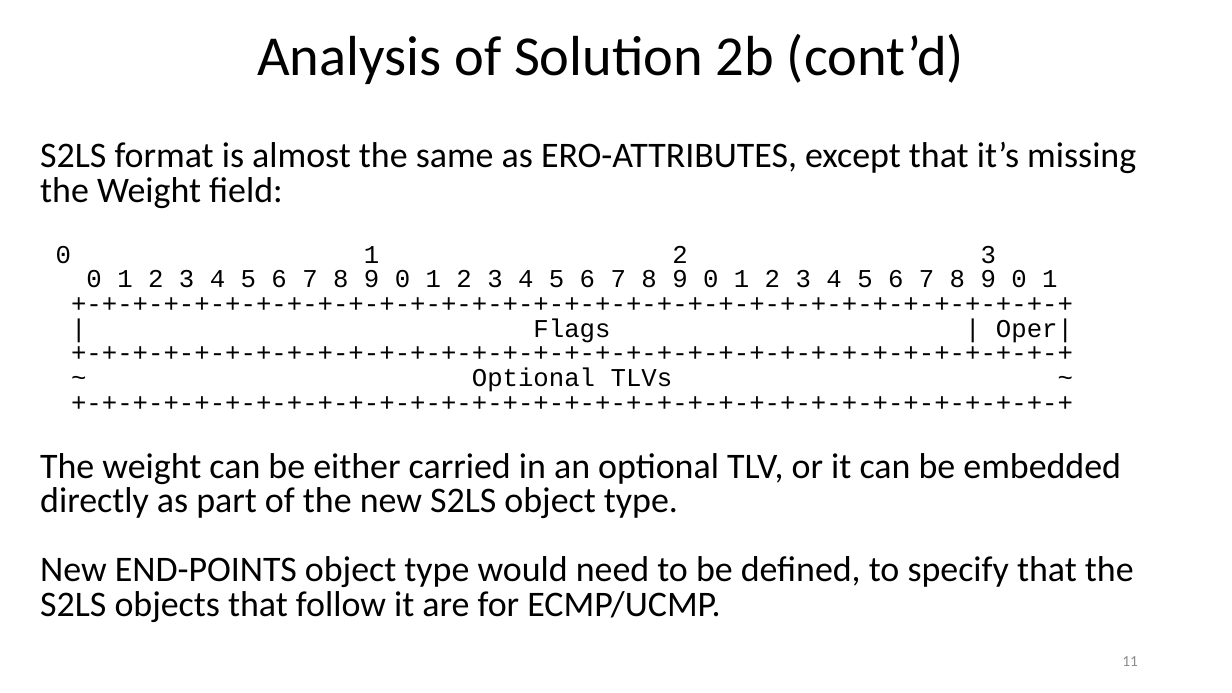
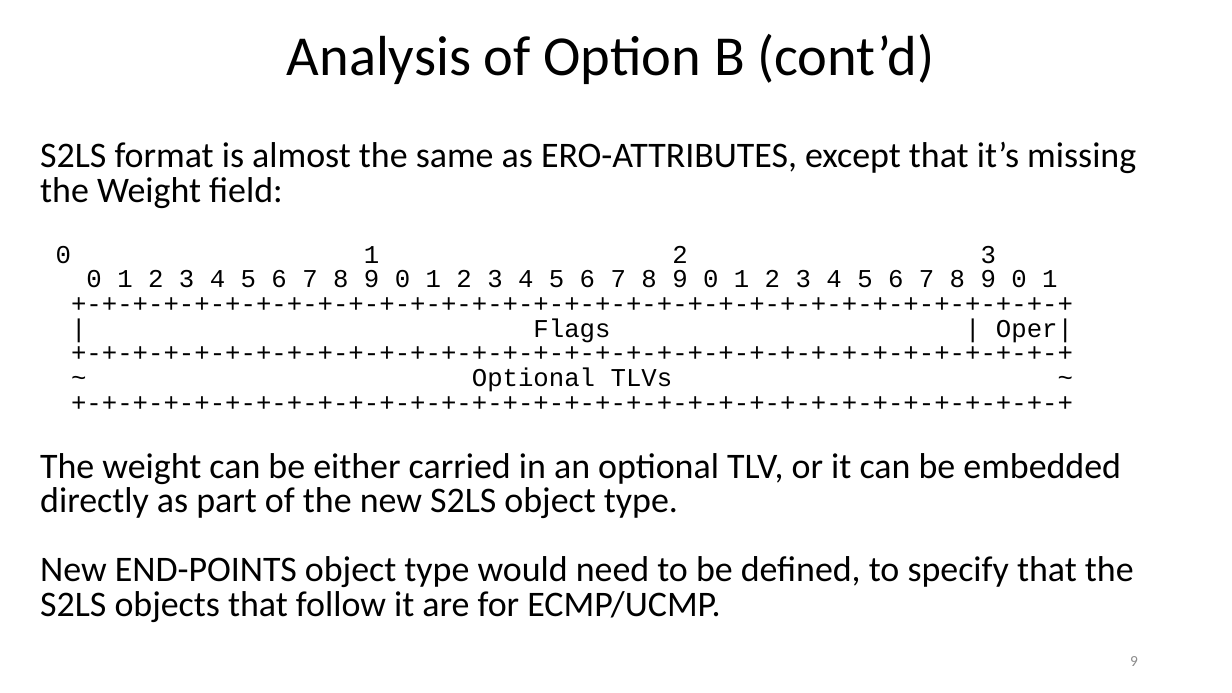
Before and after one commit to mkoldych-cisco/ietf105, a slide deck: slide 9 of pcep_multiple_ERO.pptx (slide 11 before the commit). Drawn at 1232x693 pixels with LibreOffice and Linux fonts; fonts in the diff are those of the drawing. Boxes give left, top, right and bottom in pixels: in the first picture for what was removed or moved away, otherwise in the second. Text is boxed around its words. In the diff, an @@ line names an element or a change of style, - is before the commit and + after.

```diff
--- a/pcep_multiple_ERO.pptx
+++ b/pcep_multiple_ERO.pptx
@@ title at box(287, 34, 934, 84): text changed @@
-Analysis of Solution 2b (cont’d)
+Analysis of Option B (cont’d)
@@ page number at box(1130, 656, 1138, 666): text changed @@
-11
+9
```
Also in this commit, not shown: 9 other slides changed, 1 slide removed.
